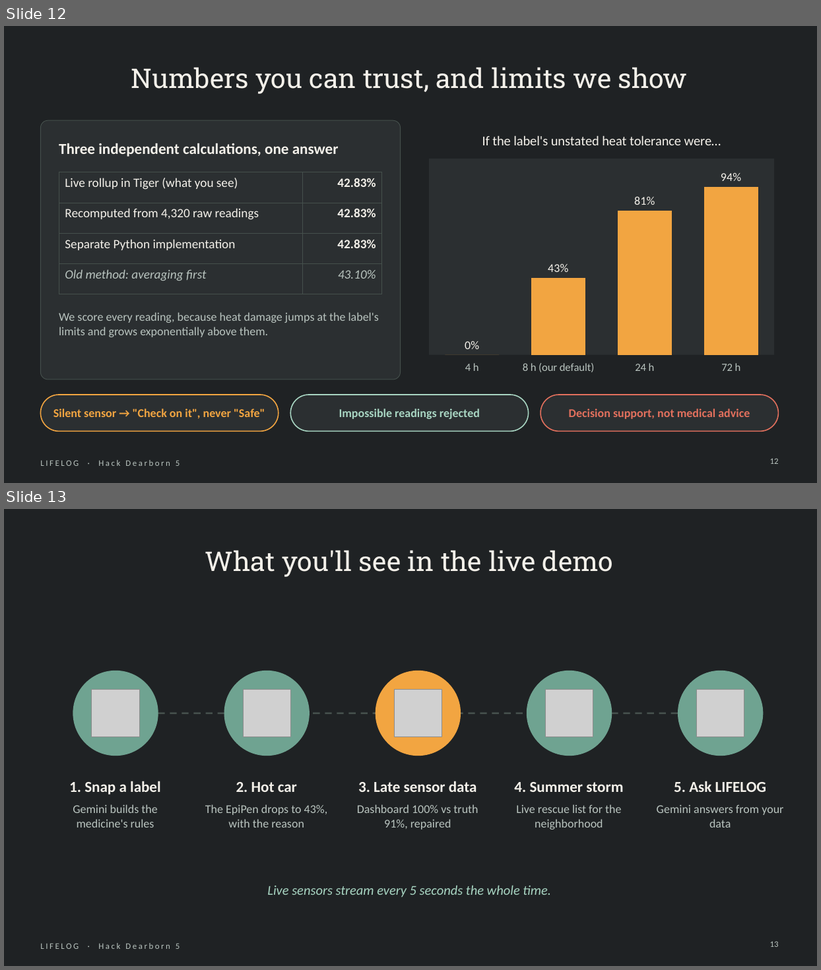
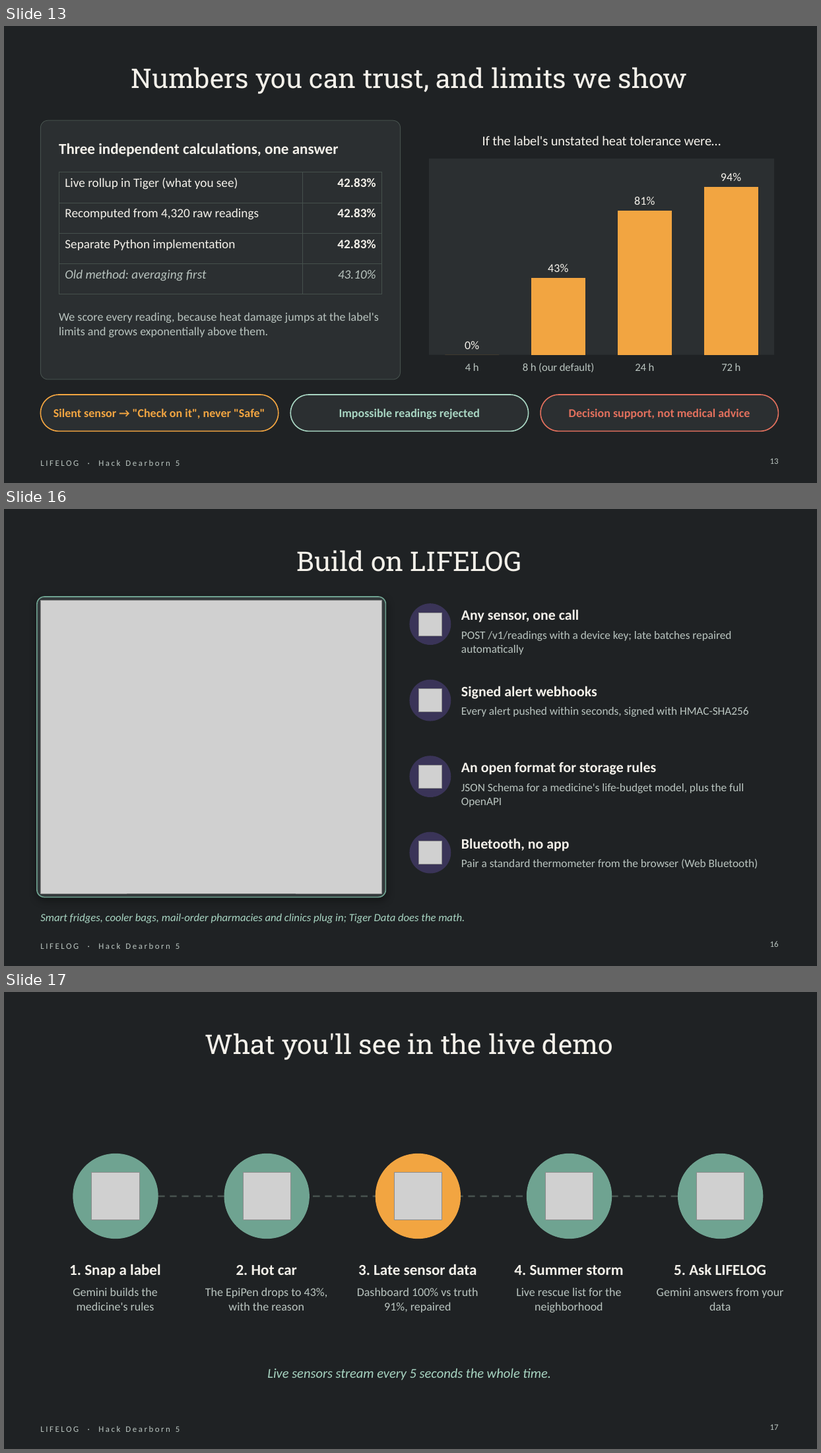
Before and after one commit to Manognya86/HackDearborn5, a slide deck: presentation/LIFELOG_HackDearborn5.pptx. Shown one above the other, each under a label of ours: slides 12 and 13 before the commit, slides 13, 16 and 17 after it; the slides between them are not shown. The pictures are 821x970 and 821x1453 pixels, drawn with LibreOffice and Linux fonts; fonts in the diff are those of the drawing; grey boxes stand for pictures. Boxes give left, top, right and bottom in pixels: in the first picture for what was removed or moved away, otherwise in the second. Text is boxed around its words. In the diff, an @@ line names an element or a change of style, - is before the commit and + after.

```diff
--- a/presentation/LIFELOG_HackDearborn5.pptx
+++ b/presentation/LIFELOG_HackDearborn5.pptx
@@ slide 16 added at <box>4,509,817,966</box>, background #1F2224; not listed: 1 template element that a slide beside it also shows @@
@@ title added at <box>297,550,522,572</box>, 32 pt, text #F4F1EA @@
+Build on LIFELOG
@@ rounded rectangle added at <box>37,597,386,898</box>, fill #343A3C, outline #6FA391 1.25 pt @@
@@ picture added at <box>40,601,382,894</box> @@
@@ ellipse added at <box>410,603,451,645</box>, fill #3A3458 @@
@@ picture added at <box>418,613,442,636</box> @@
@@ text added at <box>461,609,580,623</box>, 17 pt, text #F4F1EA, bold @@
+Any sensor, one call
@@ text added at <box>461,631,731,655</box>, 13.5 pt, text #B9C4BF @@
+POST /v1/readings with a device key; late batches repaired automatically
@@ ellipse added at <box>410,680,451,722</box>, fill #3A3458 @@
@@ text added at <box>461,686,597,699</box>, 17 pt, text #F4F1EA, bold @@
+Signed alert webhooks
@@ picture added at <box>418,689,442,712</box> @@
@@ text added at <box>461,707,749,717</box>, 13.5 pt, text #B9C4BF @@
+Every alert pushed within seconds, signed with HMAC-SHA256
@@ ellipse added at <box>410,756,451,797</box>, fill #3A3458 @@
@@ picture added at <box>418,765,442,788</box> @@
@@ text added at <box>461,762,657,775</box>, 17 pt, text #F4F1EA, bold @@
+An open format for storage rules
@@ text added at <box>461,784,744,807</box>, 13.5 pt, text #B9C4BF @@
+JSON Schema for a medicine's life-budget model, plus the full OpenAPI
@@ ellipse added at <box>410,832,451,874</box>, fill #3A3458 @@
@@ picture added at <box>418,842,442,865</box> @@
@@ text added at <box>461,838,569,852</box>, 17 pt, text #F4F1EA, bold @@
+Bluetooth, no app
@@ text added at <box>461,859,758,869</box>, 13.5 pt, text #B9C4BF @@
+Pair a standard thermometer from the browser (Web Bluetooth)
@@ text added at <box>40,914,465,923</box>, 13 pt, text #A8D5C2, italic @@
+Smart fridges, cooler bags, mail-order pharmacies and clinics plug in; Tiger Data does the math.
@@ page number added at <box>770,941,779,947</box>, 10 pt, text #B9C4BF @@
+16
@@ what was slide 12 is now slide 13 @@
@@ page number at <box>770,458,779,464</box>: text changed @@
-12
+13
@@ what was slide 13 is now slide 17 @@
@@ page number at <box>770,1425,779,1430</box>: text changed @@
-13
+17
```
Also in this commit, not shown: 1 slide changed, 3 other slides added, 1 other file.
